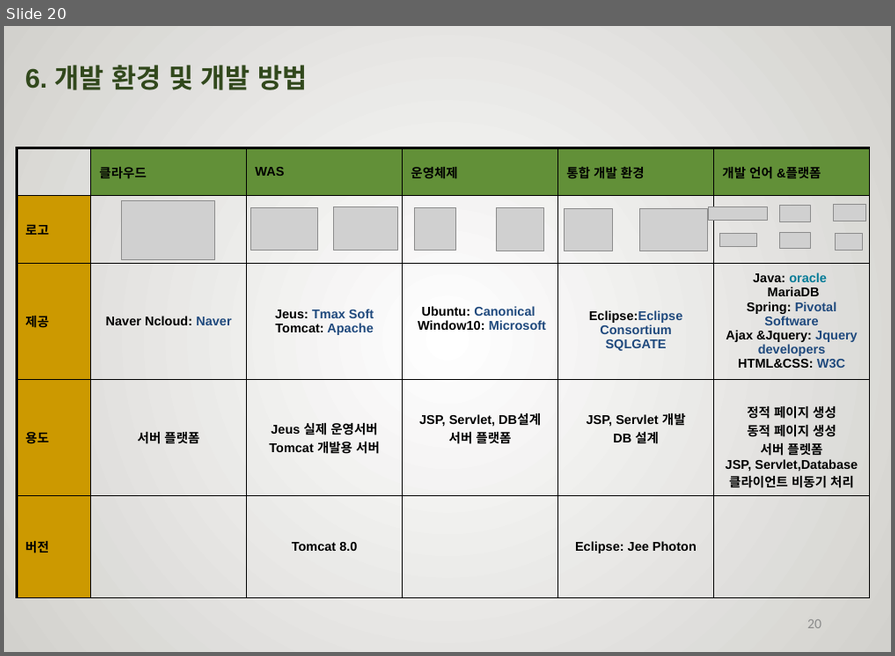
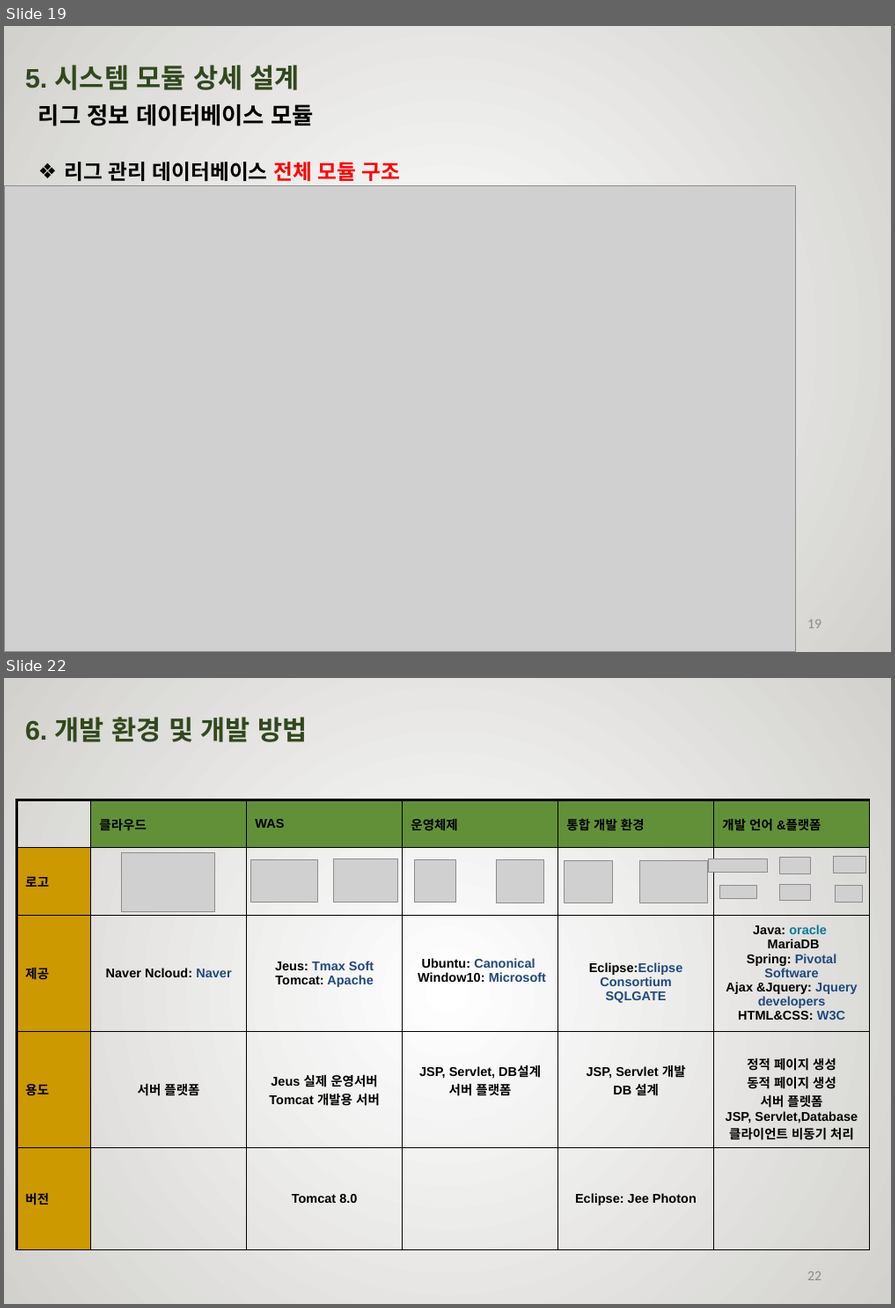
Before and after one commit to rimbong/Webengers, a slide deck: resources/졸작설계서.pptx. Shown one above the other, each under a label of ours: slide 20 before the commit, slides 19 and 22 after it; the slides between them are not shown. The pictures are 895x656 and 895x1308 pixels, drawn with LibreOffice and Linux fonts; fonts in the diff are those of the drawing; grey boxes stand for pictures; background and template pictures are left out. Boxes give left, top, right and bottom in pixels: in the first picture for what was removed or moved away, otherwise in the second. Text is boxed around its words. In the diff, an @@ line names an element or a change of style, - is before the commit and + after.

Commit message:
--2019.02.15 Jeong-Chan Lee 설계서 수정

```diff
--- a/resources/졸작설계서.pptx
+++ b/resources/졸작설계서.pptx
@@ slide 19 added at [4, 26, 891, 652], background picture (left out) @@
@@ text added at [25, 65, 300, 90], 40 pt, text #31481C, bold @@
+5. 시스템 모듈 상세 설계
@@ text added at [38, 104, 315, 126], 20 pt, text #000000, bold @@
+리그 정보 데이터베이스 모듈
@@ text added at [64, 162, 401, 181], 18 pt, text #000000, bold @@
+❖ 리그 관리 데이터베이스 전체 모듈 구조
@@ picture added at [4, 186, 796, 652] @@
@@ page number added at [807, 619, 822, 628], 12 pt, text #8C8C8C @@
+19
@@ what was slide 20 is now slide 22 @@
@@ page number at [807, 1271, 822, 1280]: text changed @@
-20
+22
```
Also in this commit, not shown: 2 slides changed, 1 other slide added.
